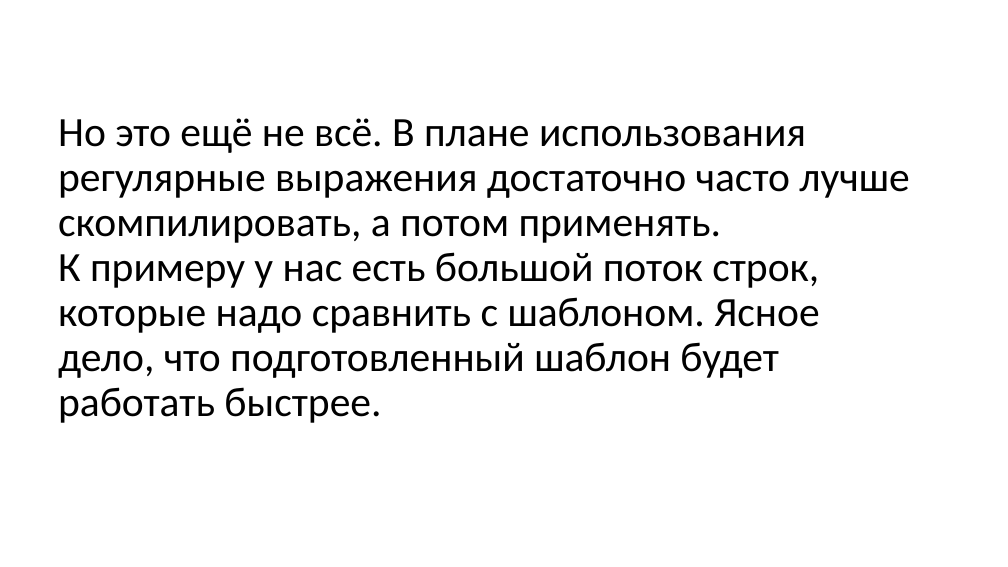
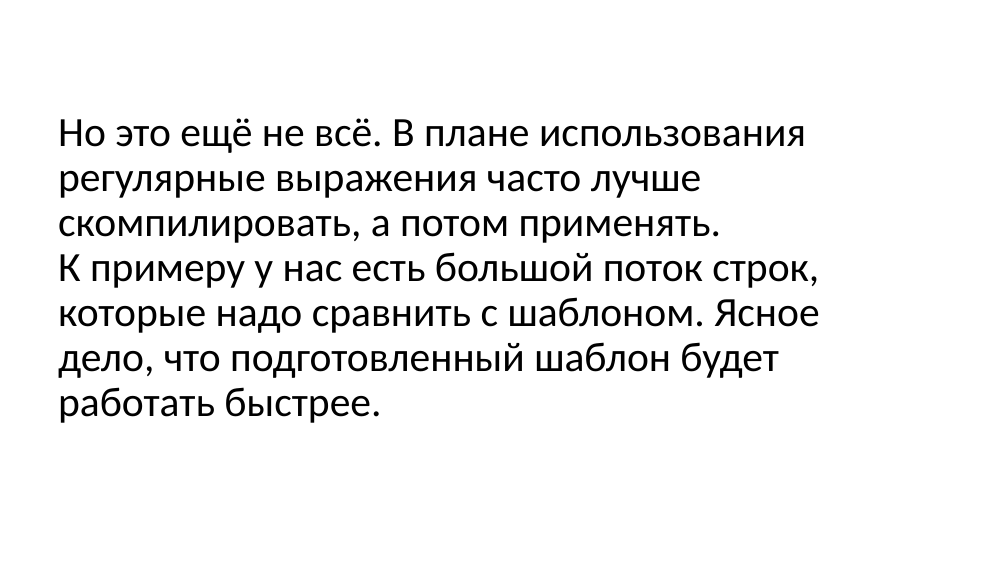
Before and after one commit to meTur4ik/re-demo, a slide deck: slide 32 of docs/re.pptx. Drawn at 1008x567 pixels with LibreOffice and Linux fonts; fonts in the diff are those of the drawing. Boxes give left, top, right and bottom in pixels: in the first picture for what was removed or moved away, otherwise in the second. Text is boxed around its words. In the diff, an @@ line names an element or a change of style, - is before the commit and + after.

```diff
--- a/docs/re.pptx
+++ b/docs/re.pptx
@@ title at (58, 118, 819, 423): text changed @@
-Но это ещё не всё. В плане использования регулярные выражения достаточно часто лучше скомпилировать, а потом применять.
-К примеру у нас есть большой поток строк, которые надо сравнить с шаблоном. Ясное дело, что подготовленный шаблон будет работать быстрее.
+Но это ещё не всё. В плане использования регулярные выражения часто лучше скомпилировать, а потом применять.
+К примеру у нас есть большой поток строк, которые надо сравнить с шаблоном. Ясное дело, что подготовленный шаблон будет работать быстрее.
```
Also in this commit, not shown: 15 other slides changed, 4 slides added, 1 slide removed.
